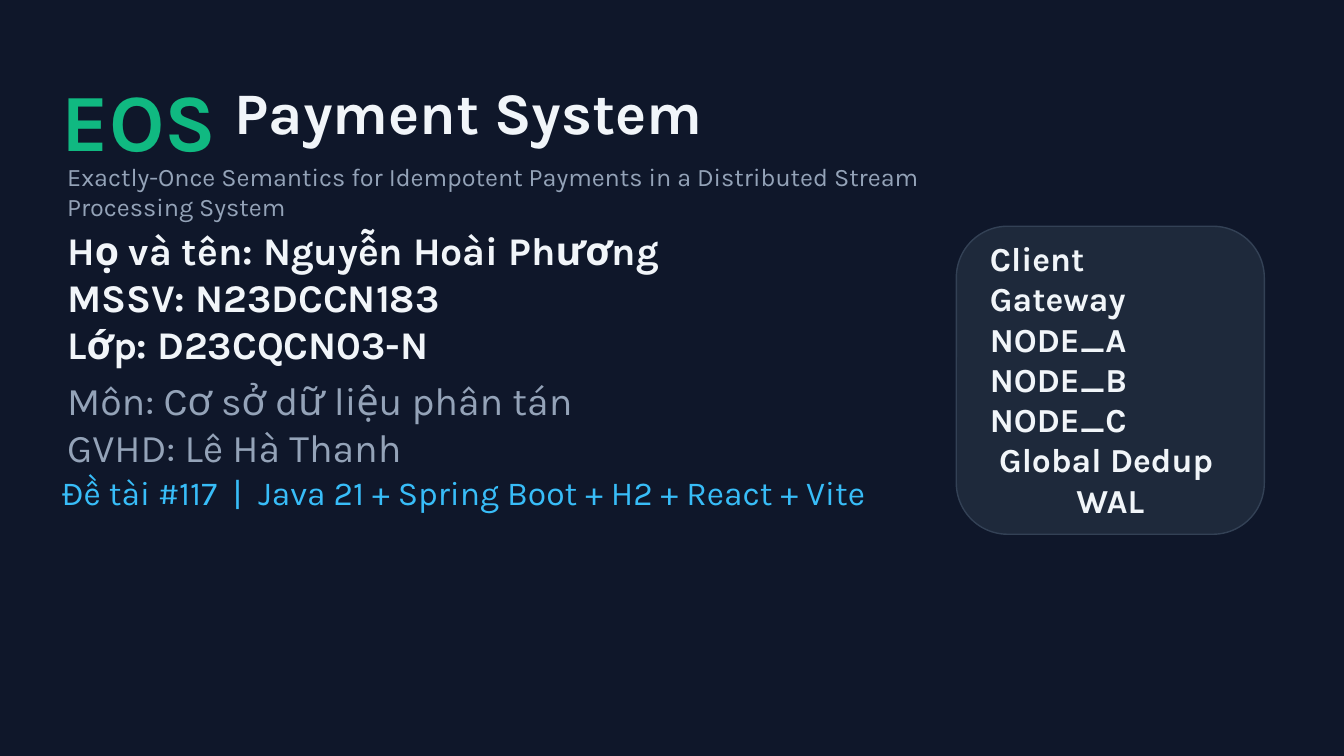
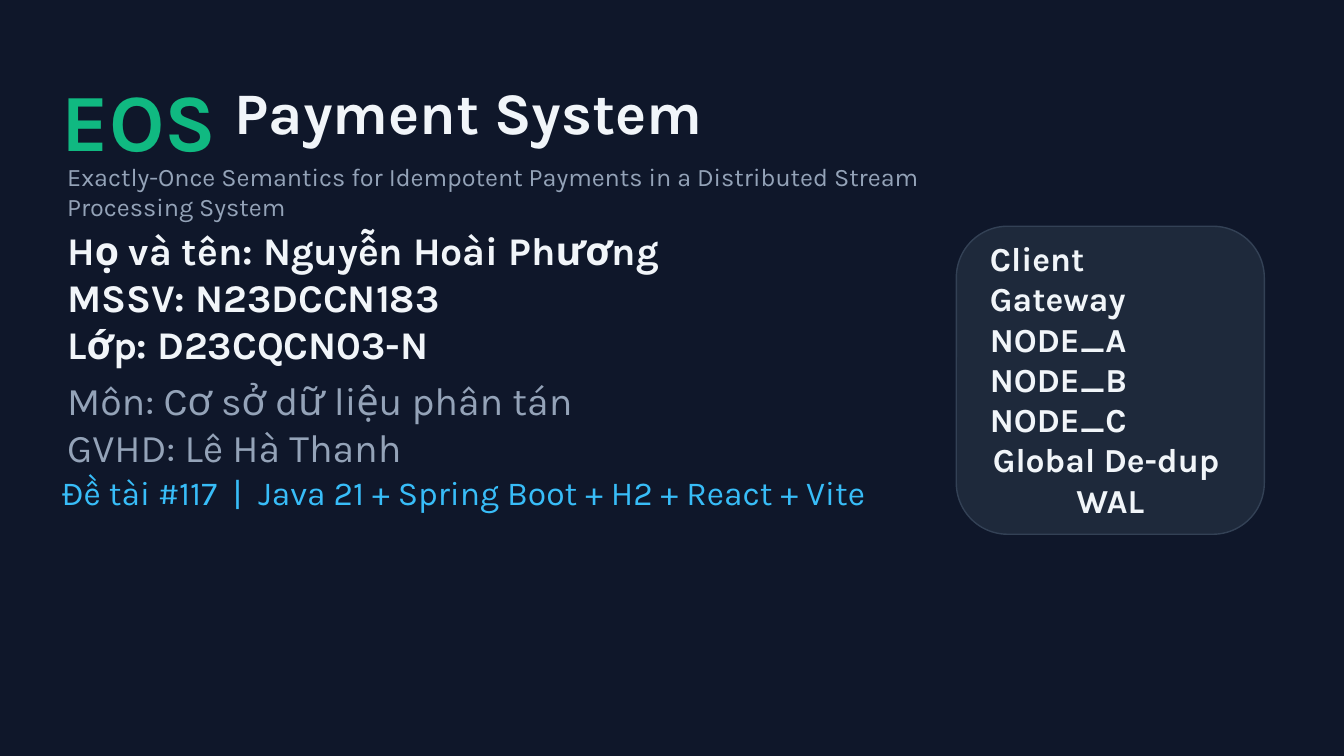
Before and after one commit to h-phuong2809/EOS-Payment-System, a slide deck: slide 1 of docs/EOS_Payment_Improved.pptx. Drawn at 1344x756 pixels with LibreOffice and Linux fonts; fonts in the diff are those of the drawing. Boxes give left, top, right and bottom in pixels: in the first picture for what was removed or moved away, otherwise in the second. Text is boxed around its words. In the diff, an @@ line names an element or a change of style, - is before the commit and + after.

```diff
--- a/docs/EOS_Payment_Improved.pptx
+++ b/docs/EOS_Payment_Improved.pptx
@@ text at box(990, 247, 1220, 480): text changed @@
-Client
-Gateway
-NODE_A NODE_B NODE_C
-Global Dedup
+Client
+Gateway
+NODE_A NODE_B NODE_C
+Global De-dup
```
Also in this commit, not shown: 1 other file.
